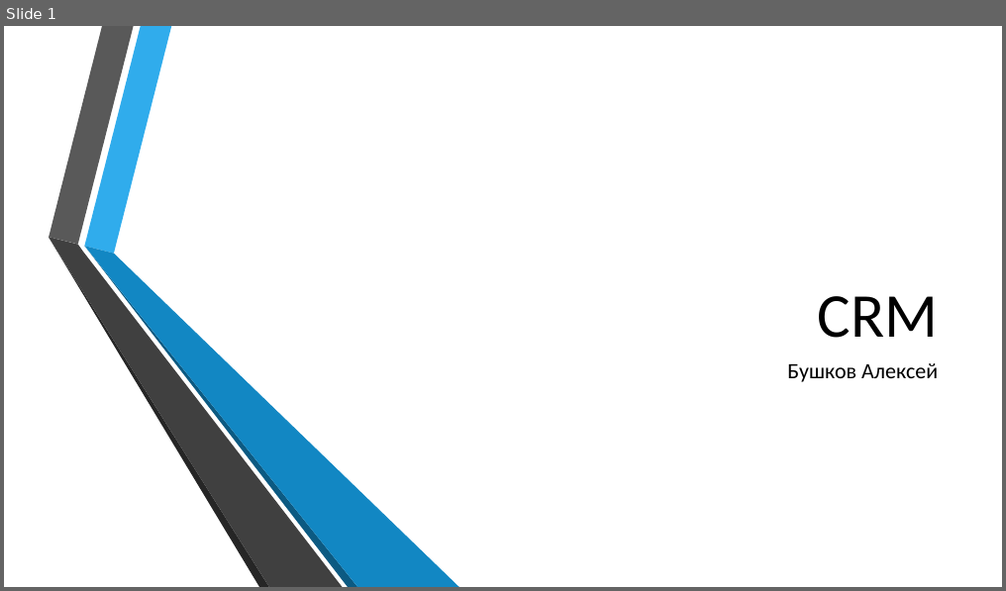
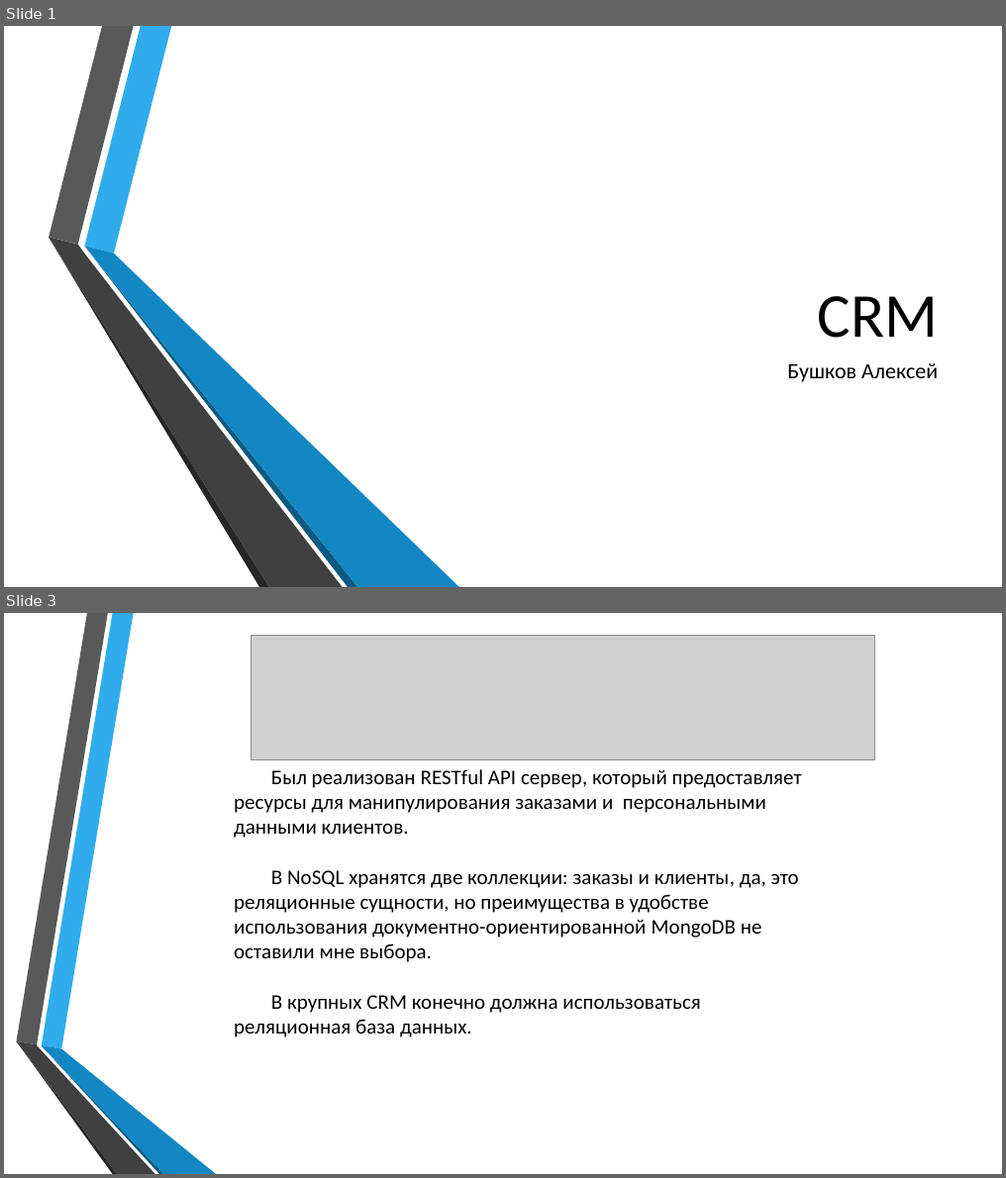
Before and after one commit to DexterIA/CRM, a slide deck: CRM.pptx. Shown one above the other, each under a label of ours: slide 1 before the commit, slides 1 and 3 after it; the slides between them are not shown. The pictures are 1006x591 and 1006x1178 pixels, drawn with LibreOffice and Linux fonts; fonts in the diff are those of the drawing; grey boxes stand for pictures; background and template pictures are left out. Boxes give left, top, right and bottom in pixels: in the first picture for what was removed or moved away, otherwise in the second. Text is boxed around its words. In the diff, an @@ line names an element or a change of style, - is before the commit and + after.

```diff
--- a/CRM.pptx
+++ b/CRM.pptx
@@ slide 3 added at bbox=[4, 613, 1002, 1174], background picture (left out) @@
@@ picture added at bbox=[251, 636, 874, 761] @@
@@ text added at bbox=[234, 769, 802, 1038], 20 pt, text #000000 @@
+Был реализован RESTful API сервер, который предоставляет ресурсы для манипулирования заказами и персональными данными клиентов.
+В NoSQL хранятся две коллекции: заказы и клиенты, да, это реляционные сущности, но преимущества в удобстве использования документно-ориентированной MongoDB не оставили мне выбора.
+В крупных CRM конечно должна использоваться реляционная база данных.
@@ group added at bbox=[16, 613, 216, 1174]: 6 freeform shapes @@
```
Also in this commit, not shown: 1 slide changed, 2 other slides added, 2 slides removed, 1 other file.
